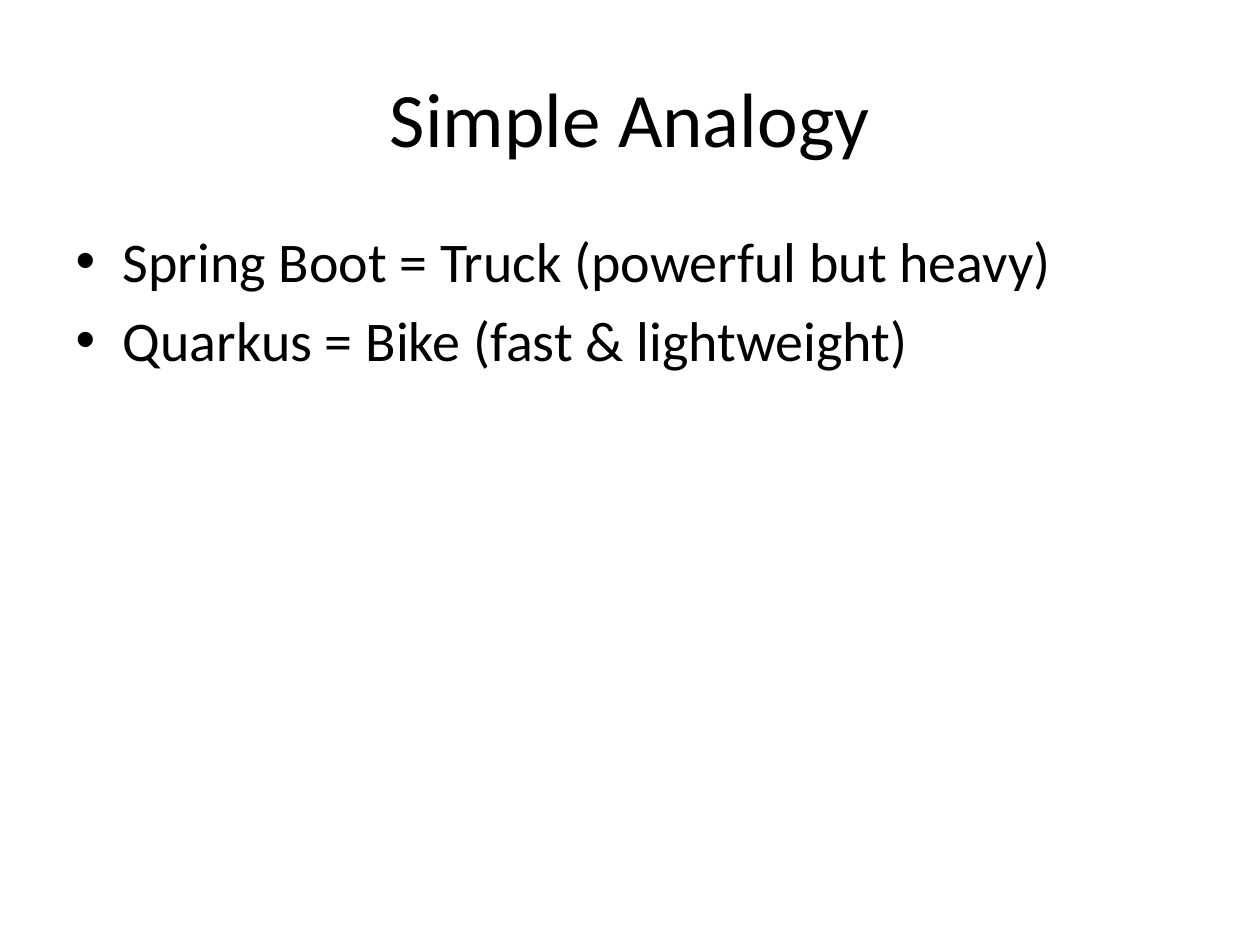
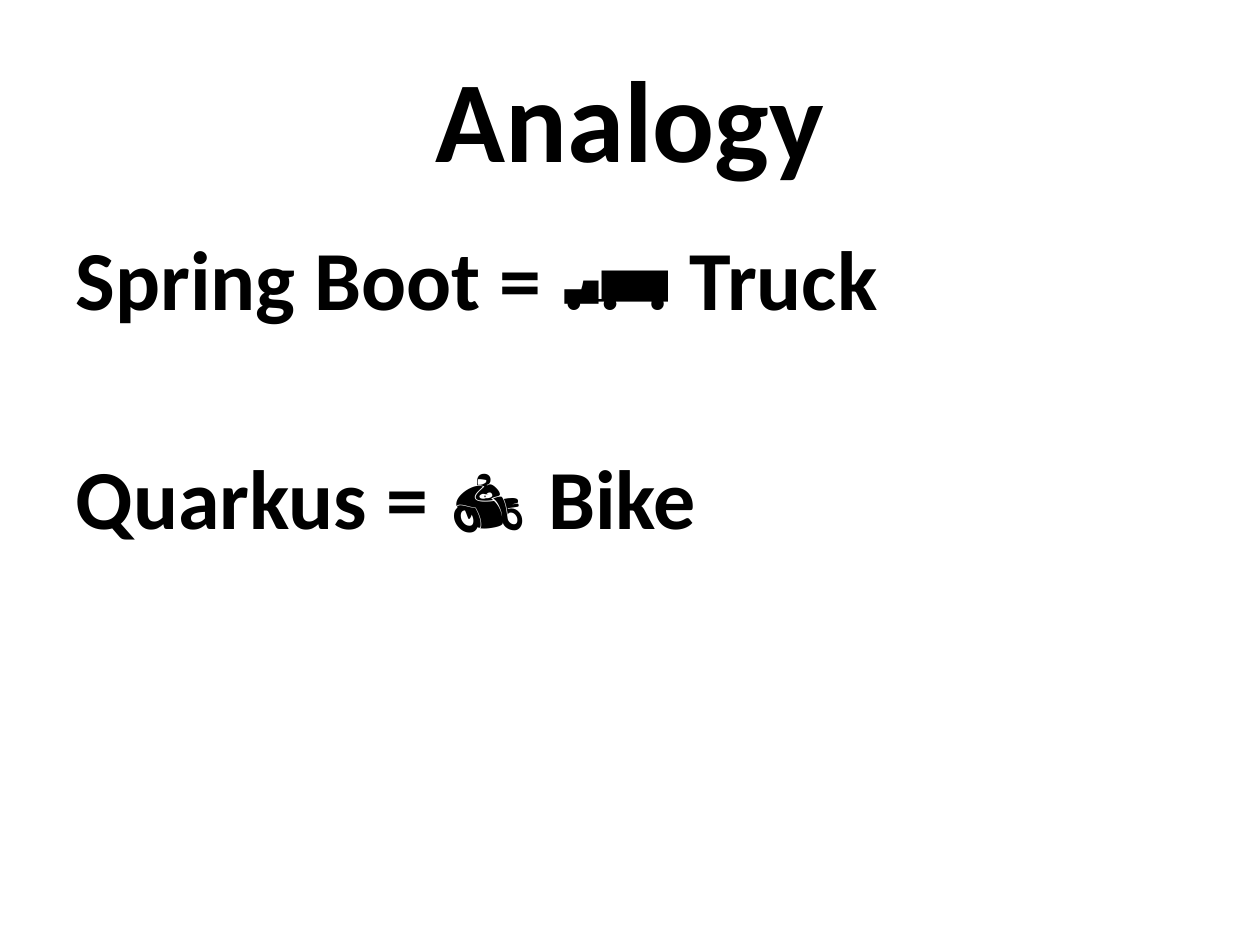
Before and after one commit to NarenJavaHelpLine/Java-Training-For-Interview, a slide deck: slide 5 of SPRING BOOT/Quarkus_vs_SpringBoot.pptx. Drawn at 1260x945 pixels with LibreOffice and Linux fonts; fonts in the diff are those of the drawing. Boxes give left, top, right and bottom in pixels: in the first picture for what was removed or moved away, otherwise in the second. Text is boxed around its words. In the diff, an @@ line names an element or a change of style, - is before the commit and + after.

```diff
--- a/SPRING BOOT/Quarkus_vs_SpringBoot.pptx
+++ b/SPRING BOOT/Quarkus_vs_SpringBoot.pptx
@@ title at <box>436,81,824,182</box>: text changed; size 44 to 66 pt; bold on @@
-Simple Analogy
+Analogy
@@ text at <box>76,251,877,540</box>: text changed; size 32 to 48 pt; bold on @@
-• Spring Boot = Truck (powerful but heavy)
-• Quarkus = Bike (fast & lightweight)
+Spring Boot = 🚛 Truck
+Quarkus = 🏍️ Bike
```
Also in this commit, not shown: 5 other slides changed, 3 slides added, 3 slides removed.
